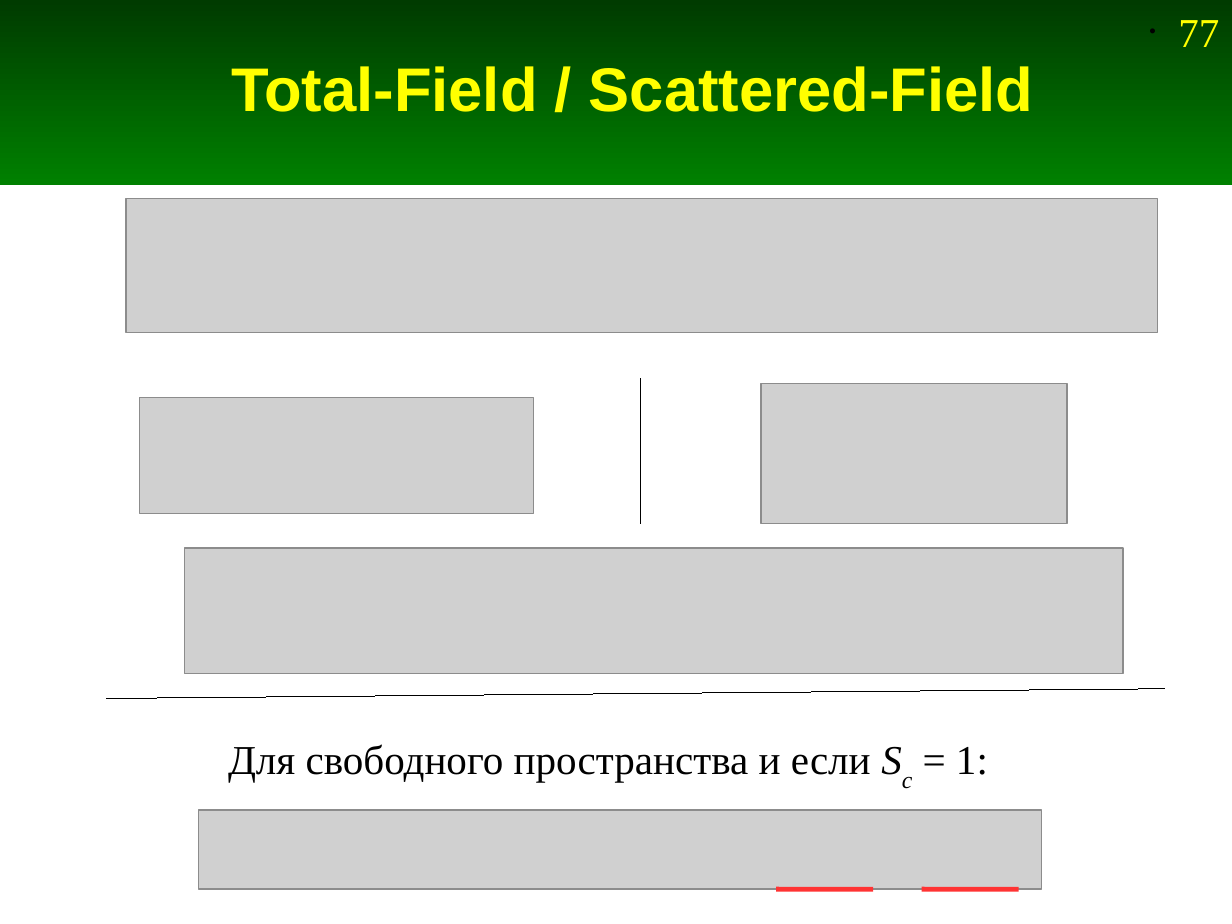
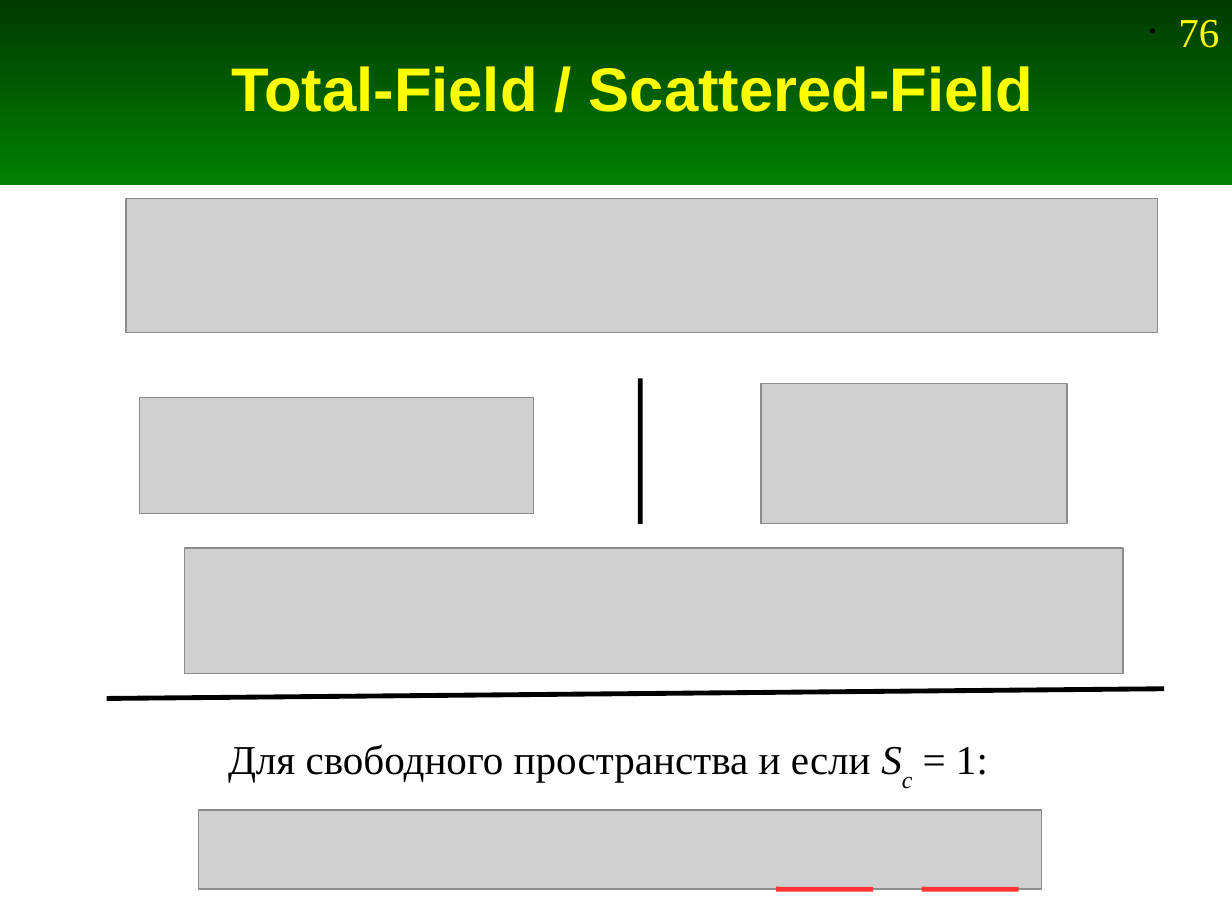
Before and after one commit to andris0147sv/modelling, a slide deck: slide 76 of presentations/2. FDTD.odp (slide 77 before the commit). Drawn at 1232x924 pixels with LibreOffice and Linux fonts; fonts in the diff are those of the drawing; grey boxes stand for pictures. Boxes give left, top, right and bottom in pixels: in the first picture for what was removed or moved away, otherwise in the second. Text is boxed around its words. In the diff, an @@ line names an element or a change of style, - is before the commit and + after.

```diff
--- a/presentations/2. FDTD.odp
+++ b/presentations/2. FDTD.odp
@@ page number at (x1=1178, y1=19, x2=1219, y2=48): text changed @@
-• 77
+• 76
@@ line (641, 378) - (641, 524): stroke #000000 0 pt to #000000 2.83 pt @@
@@ line (107, 699) - (1164, 689): stroke #000000 0 pt to #000000 2.83 pt @@
```
Also in this commit, not shown: 19 other slides changed, 1 slide removed, 1 other file.
